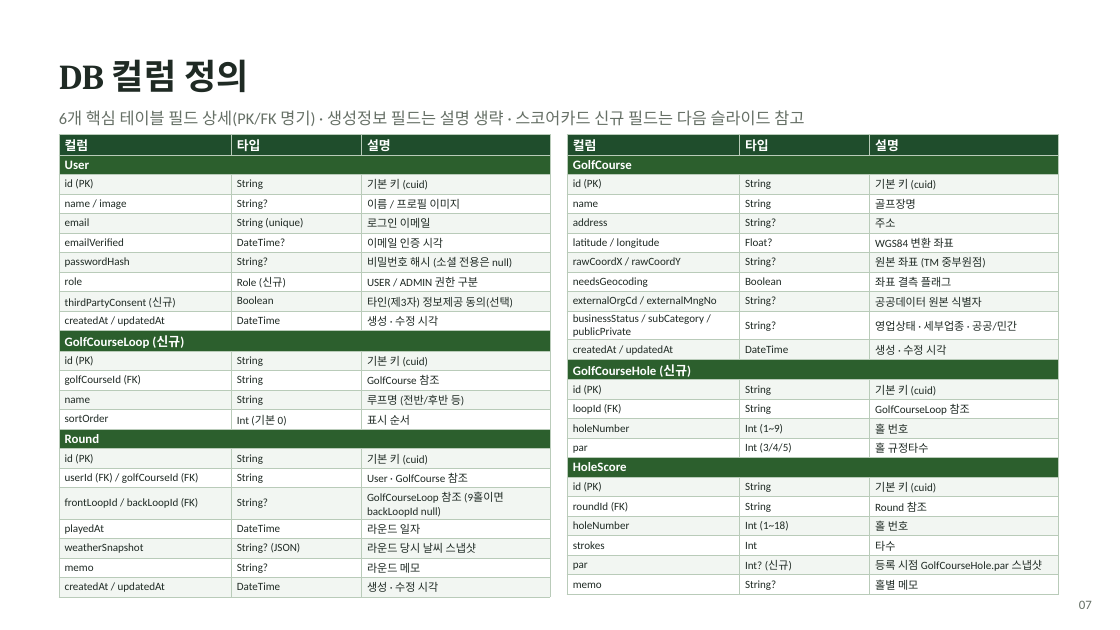
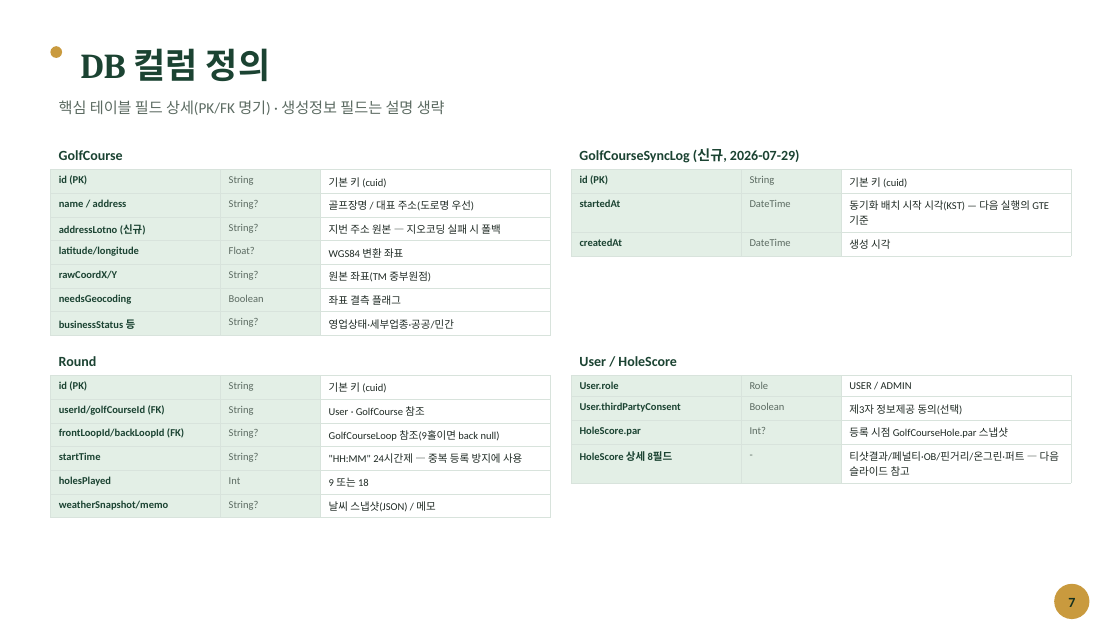
Before and after one commit to haekongpapa/scorecaddie, a slide deck: slide 7 of doc/ScoreCaddie_분석설계_요약.pptx. Drawn at 1120x630 pixels with LibreOffice and Linux fonts; fonts in the diff are those of the drawing. Boxes give left, top, right and bottom in pixels: in the first picture for what was removed or moved away, otherwise in the second. Text is boxed around its words. In the diff, an @@ line names an element or a change of style, - is before the commit and + after.

Commit message:
docs: 분석설계 PPT v5 전면 갱신 + pages.md/개발리스트.md 최신화
- doc/ScoreCaddie_분석설계_요약.pptx: v4(2026-07-16) 이후 2주간 반영 안 됐던
  변경사항 전체 반영해 v5로 재작성(18슬라이드, pptxgenjs로 새로 생성).
  관리자 화면 4종, 골프장 공공데이터 연동/지오코딩, Playwright e2e 8개 시나리오,
  Supabase+Vercel 배포, GolfCourseSyncLog 스키마, 카카오 로그인 삭제 등 반영.
  오늘(2026-07-29) 기능 개선 3건 전용 슬라이드 추가.
- doc/pages.md: 로그인/회원가입 화면의 카카오 소셜 로그인 설명이 실제로는
  2026-07-22에 삭제된 기능인데 그대로 남아있던 것을 정정. 7-1(스코어 등록)
  절에 콤보박스 전환 + 골프장 조회 조건(루프+영업상태) + initialCourseId
  안내 문구 반영.
- doc/개발리스트.md: 7-1/11 항목에 이번 세션 변경사항(콤보박스, 증분 동기화,
  로딩 오버레이) 반영.

검증: markitdown 콘텐츠 QA, pptx validate.py 통과, LibreOffice 렌더 18장 전체
육안 검수(오버플로우/겹침 없음, 최초 버전에 있던 이모지 렌더링 깨짐 이슈
발견해 전부 텍스트/숫자 배지로 교체).

```diff
--- a/doc/ScoreCaddie_분석설계_요약.pptx
+++ b/doc/ScoreCaddie_분석설계_요약.pptx
@@ ellipse added at [50, 46, 62, 58], fill #C99A3E @@
@@ text "DB 컬럼 정의": place and size @@
-text "DB 컬럼 정의" at [59, 59, 248, 92]
+text "DB 컬럼 정의" at [80, 48, 270, 81]
@@ text "DB 컬럼 정의" at [80, 48, 270, 81]: text colour #1F2A24 to #1B4332 @@
@@ text at [59, 100, 445, 115]: text changed; size 14 to 13 pt; text colour #667066 to #5C6B62 @@
-6개 핵심 테이블 필드 상세(PK/FK 명기) · 생성정보 필드는 설명 생략 · 스코어카드 신규 필드는 다음 슬라이드 참고
+핵심 테이블 필드 상세(PK/FK 명기) · 생성정보 필드는 설명 생략
@@ text added at [579, 149, 800, 163], 12 pt, text #1B4332, bold @@
+GolfCourseSyncLog (신규, 2026-07-29)
@@ table at [50, 170, 550, 333] @@
-row 1: 컬럼 | 타입 | 설명
-row 2: User |  | 
-row 4: name / image | String? | 이름 / 프로필 이미지
-row 5: email | String (unique) | 로그인 이메일
-row 6: emailVerified | DateTime? | 이메일 인증 시각
-row 7: passwordHash | String? | 비밀번호 해시 (소셜 전용은 null)
-row 8: role | Role (신규) | USER / ADMIN 권한 구분
-row 9: thirdPartyConsent (신규) | Boolean | 타인(제3자) 정보제공 동의(선택)
-row 10: createdAt / updatedAt | DateTime | 생성 · 수정 시각
-row 11: GolfCourseLoop (신규) |  | 
-row 12: id (PK) | String | 기본 키 (cuid)
-row 13: golfCourseId (FK) | String | GolfCourse 참조
-row 14: name | String | 루프명 (전반/후반 등)
-row 15: sortOrder | Int (기본 0) | 표시 순서
-row 16: Round |  | 
-row 17: id (PK) | String | 기본 키 (cuid)
-row 18: userId (FK) / golfCourseId (FK) | String | User · GolfCourse 참조
-row 19: frontLoopId / backLoopId (FK) | String? | GolfCourseLoop 참조 (9홀이면 backLoopId null)
-row 20: playedAt | DateTime | 라운드 일자
-row 21: weatherSnapshot | String? (JSON) | 라운드 당시 날씨 스냅샷
-row 22: memo | String? | 라운드 메모
-row 23: createdAt / updatedAt | DateTime | 생성 · 수정 시각
+row 2: name / address | String? | 골프장명 / 대표 주소(도로명 우선)
+row 3: addressLotno (신규) | String? | 지번 주소 원본 — 지오코딩 실패 시 폴백
+row 4: latitude/longitude | Float? | WGS84 변환 좌표
+row 5: rawCoordX/Y | String? | 원본 좌표(TM 중부원점)
+row 6: needsGeocoding | Boolean | 좌표 결측 플래그
+row 7: businessStatus 등 | String? | 영업상태·세부업종·공공/민간
@@ table: place and size @@
-table at [59, 134, 550, 596]
+table at [50, 170, 550, 333]
@@ text added at [59, 150, 123, 160], 12 pt, text #1B4332, bold @@
+GolfCourse
@@ table at [571, 170, 1071, 254] @@
-row 1: 컬럼 | 타입 | 설명
-row 2: GolfCourse |  | 
-row 4: name | String | 골프장명
-row 5: address | String? | 주소
-row 6: latitude / longitude | Float? | WGS84 변환 좌표
-row 7: rawCoordX / rawCoordY | String? | 원본 좌표 (TM 중부원점)
-row 8: needsGeocoding | Boolean | 좌표 결측 플래그
-row 9: externalOrgCd / externalMngNo | String? | 공공데이터 원본 식별자
-row 10: businessStatus / subCategory / publicPrivate | String? | 영업상태 · 세부업종 · 공공/민간
-row 11: createdAt / updatedAt | DateTime | 생성 · 수정 시각
-row 12: GolfCourseHole (신규) |  | 
-row 13: id (PK) | String | 기본 키 (cuid)
-row 14: loopId (FK) | String | GolfCourseLoop 참조
-row 15: holeNumber | Int (1~9) | 홀 번호
-row 16: par | Int (3/4/5) | 홀 규정타수
-row 17: HoleScore |  | 
-row 18: id (PK) | String | 기본 키 (cuid)
-row 19: roundId (FK) | String | Round 참조
-row 20: holeNumber | Int (1~18) | 홀 번호
-row 21: strokes | Int | 타수
-row 22: par | Int? (신규) | 등록 시점 GolfCourseHole.par 스냅샷
-row 23: memo | String? | 홀별 메모
+row 2: startedAt | DateTime | 동기화 배치 시작 시각(KST) — 다음 실행의 GTE 기준
+row 3: createdAt | DateTime | 생성 시각
@@ table: place and size @@
-table at [567, 134, 1059, 594]
+table at [571, 170, 1071, 254]
@@ text added at [59, 356, 97, 366], 12 pt, text #1B4332, bold @@
+Round
@@ text added at [579, 356, 677, 366], 12 pt, text #1B4332, bold @@
+User / HoleScore
@@ table added at [50, 376, 550, 516], 6 rows, 3 columns @@
+id (PK) | String | 기본 키 (cuid)
+userId/golfCourseId (FK) | String | User · GolfCourse 참조
+frontLoopId/backLoopId (FK) | String? | GolfCourseLoop 참조(9홀이면 back null)
+startTime | String? | "HH:MM" 24시간제 — 중복 등록 방지에 사용
+holesPlayed | Int | 9 또는 18
+weatherSnapshot/memo | String? | 날씨 스냅샷(JSON) / 메모
@@ table added at [571, 376, 1071, 480], 4 rows, 3 columns @@
+User.role | Role | USER / ADMIN
+User.thirdPartyConsent | Boolean | 제3자 정보제공 동의(선택)
+HoleScore.par | Int? | 등록 시점 GolfCourseHole.par 스냅샷
+HoleScore 상세 8필드 | - | 티샷결과/페널티·OB/핀거리/온그린·퍼트 — 다음 슬라이드 참고
@@ ellipse added at [1054, 584, 1090, 619], fill #C99A3E @@
@@ text at [1068, 598, 1075, 607]: text changed; size 11 to 12 pt; text colour #667066 to #13301F; bold on @@
-07
+7
```
Also in this commit, not shown: 11 other slides changed, 6 slides added, 4 slides removed, 2 other files.
